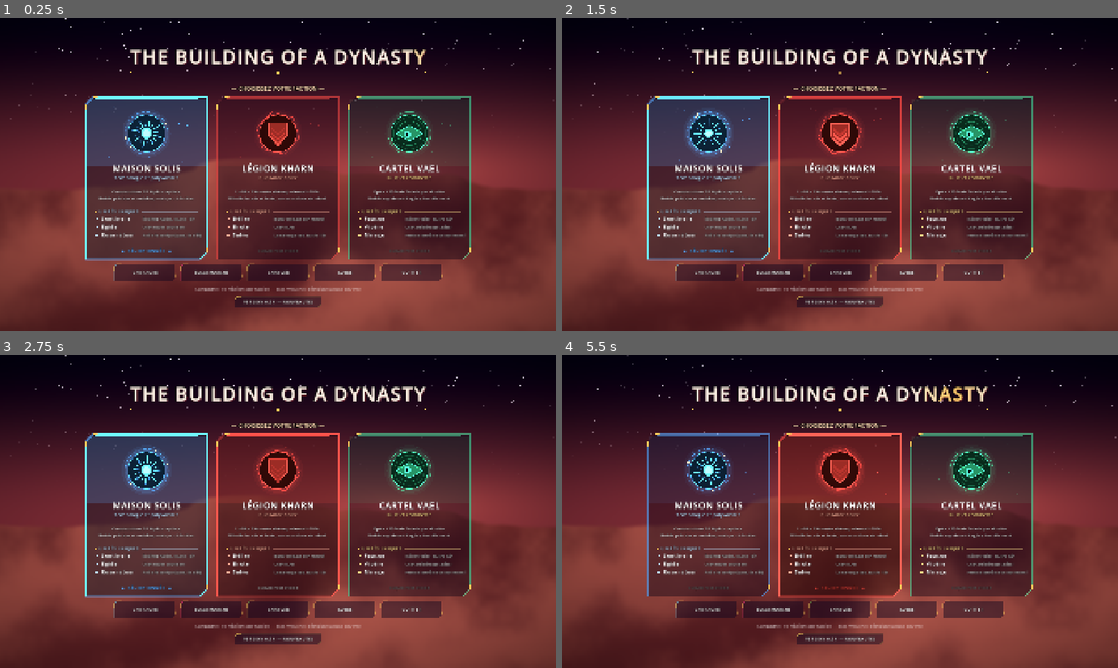
Above: before the commit, frames 1-4 (two rows, left to right).
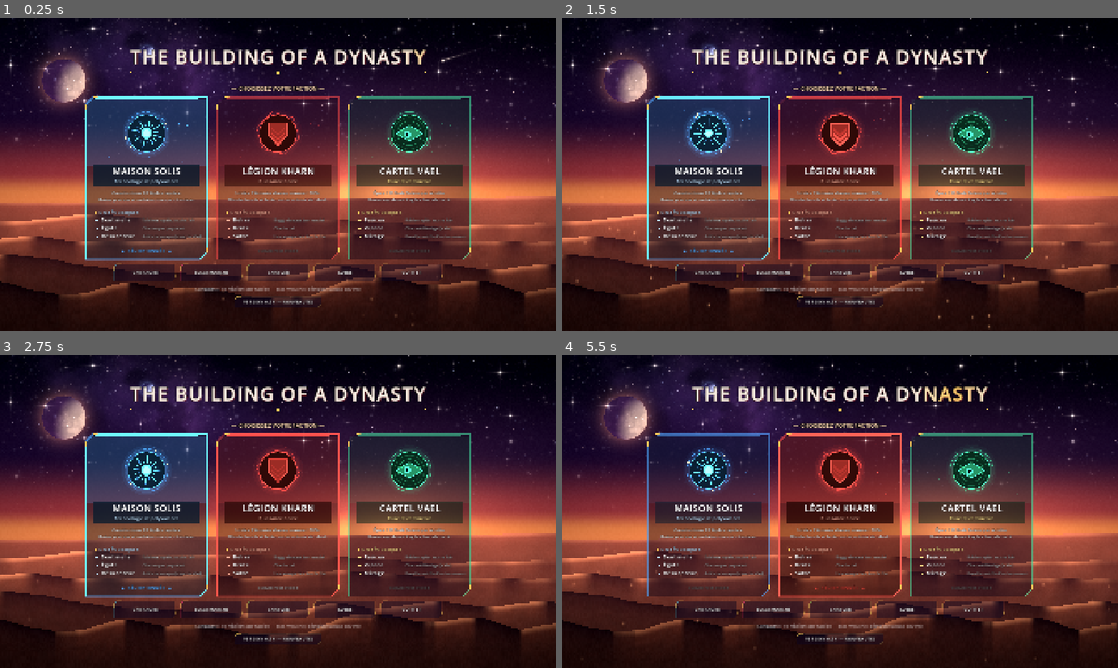
Above: after the commit, the same moments.

Repository: Nydaunvan/dune2-remake
Game: Godot game, scene res://menu.tscn
Two runs of this game, one before a commit and one after it. Both use one fixed random seed, a clock stepped at 60 frames per second and the inputs below.
Inputs (mouse positions are in pixels of both pictures, inside the frame that each line leads up to):
- Up to frame 1 (0.25 s): no input
- Up to frame 2 (1.5 s): tap Enter at 0.5 s; drag from (840, 174) to (895, 105) at 0.52 s; drag from (728, 190) to (812, 237) at 1.27 s
- Up to frame 3 (2.75 s): move the mouse to (333, 442) at 2.02 s; hold Right (ui_right) from 2.03 s (still down); tap U at 2.1 s
- Up to frame 4 (5.5 s): release Right (ui_right) at 2.75 s; drag from (812, 574) to (673, 464) at 2.77 s; move the mouse to (1006, 558) at 3.52 s; hold Left (ui_left) 3.53-4.25 s; hold Shift 3.53-4.25 s; drag from (673, 464) to (756, 433) at 4.27 s; move the mouse to (867, 511) at 5.02 s; hold Down (ui_down) from 5.03 s (still down); tap P at 5.1 s; click (867, 511) at 5.17 s

The runs differ from the first frame. In frame 1, 49% of the frame differs, in the area x 0-100%, y 0-100%; in frame 2, 49%; in frame 3, 49%; in frame 4, 50%.

Commit message:
Écran d'accueil : vrai désert (dunes en couches, parallaxe, deux lunes, voie lactée, étoiles à halo et croisillons, étoile filante, poussière) ; plaques de nom de faction centrées
Co-Authored-By: Claude Sonnet 5.5 <noreply@anthropic.com>
Claude-Session: https://claude.ai/code/session_016J9VLX1JshULsfbSsqHF5q

Diff:
--- a/menu.gd
+++ b/menu.gd
@@ -507,11 +507,14 @@
 		draw_rect(Rect2(3, 8, size.x - 6, 230), Color(col.r, col.g, col.b, 0.05 + 0.08 * lit))
 		_draw_embers(col, t, lit)
 		_draw_emblem(Vector2(size.x * 0.5, 125.0), col, t, lit)
-		# Nom et devise
-		UiStyle.text(self, Vector2(0, 258), String(f["name"]).to_upper(), 30, Color.WHITE, true, HORIZONTAL_ALIGNMENT_CENTER, size.x)
-		UiStyle.text(self, Vector2(0, 285), String(f["tagline"]), 17, acc, false, HORIZONTAL_ALIGNMENT_CENTER, size.x)
-		draw_line(Vector2(60, 302), Vector2(size.x - 60, 302), Color(col.r, col.g, col.b, 0.35), 1.2, true)
-		var y := 332.0
+		# Plaque du nom : nom et devise centrés horizontalement et verticalement
+		var plate := Rect2(26, 232, size.x - 52, 74)
+		draw_rect(plate, Color(col.r * 0.12, col.g * 0.12, col.b * 0.12, 0.55 + 0.25 * lit))
+		draw_line(plate.position, plate.position + Vector2(plate.size.x, 0), Color(col.r, col.g, col.b, 0.35 + 0.4 * lit), 1.2, true)
+		draw_line(plate.position + Vector2(0, plate.size.y), plate.end, Color(col.r, col.g, col.b, 0.35 + 0.4 * lit), 1.2, true)
+		UiStyle.text_center(self, Rect2(plate.position.x, plate.position.y + 4, plate.size.x, 42), String(f["name"]).to_upper(), 30, Color.WHITE, true, true)
+		UiStyle.text_center(self, Rect2(plate.position.x, plate.position.y + 46, plate.size.x, 24), String(f["tagline"]), 17, acc)
+		var y := 336.0
 		for l in String(f["desc"]).split("\n"):
 			UiStyle.text(self, Vector2(24, y), l, 15, Color(1, 1, 1, 0.88), false, HORIZONTAL_ALIGNMENT_CENTER, size.x - 48)
 			y += 23.0
--- a/shaders/menu_bg.gdshader
+++ b/shaders/menu_bg.gdshader
@@ -1,10 +1,15 @@
 shader_type canvas_item;
-// Fond animé du menu : désert au crépuscule, dunes mouvantes, étoiles, soleil bas.
+// Fond animé du menu : désert de dunes en couches (parallaxe), deux lunes, voie lactée,
+// étoiles à halo et à croisillons, étoile filante, poussière portée par le vent.
 
 float hash(vec2 p) {
 	p = fract(p * vec2(123.34, 456.21));
 	p += dot(p, p + 45.32);
 	return fract(p.x * p.y);
+}
+
+vec2 hash2(vec2 p) {
+	return vec2(hash(p), hash(p + vec2(37.7, 11.3)));
 }
 
 float vnoise(vec2 p) {
@@ -26,25 +31,179 @@
 	return v;
 }
 
+// Profil de dune : collines douces, un peu asymétriques
+float dune(float x, float k) {
+	float h = 0.62 * vnoise(vec2(x * 0.9, k)) + 0.30 * vnoise(vec2(x * 2.1, k + 3.0)) + 0.08 * vnoise(vec2(x * 4.4, k + 7.0));
+	return h;
+}
+
+// Une étoile dans la cellule : halo gaussien, scintillement, teinte
+vec3 star_layer(vec2 p, float scale, float density, float t, float seed) {
+	vec2 g = p * scale;
+	vec2 id = floor(g);
+	vec2 f = fract(g) - 0.5;
+	float h = hash(id + seed);
+	if (h < density) {
+		return vec3(0.0);
+	}
+	vec2 o = (hash2(id + seed * 3.1) - 0.5) * 0.7;
+	vec2 d = f - o;
+	float sz = 0.035 + 0.07 * hash(id + seed * 5.3);
+	float core = exp(-dot(d, d) / (sz * sz * 0.55));
+	float halo = exp(-dot(d, d) / (sz * sz * 9.0)) * 0.22;
+	float tw = 0.65 + 0.35 * sin(t * (1.5 + 4.0 * hash(id + 9.1)) + h * 40.0);
+	float tint = hash(id + seed * 7.7);
+	vec3 c = mix(vec3(0.70, 0.82, 1.0), vec3(1.0, 0.86, 0.68), tint);
+	return c * (core + halo) * tw * (0.55 + 0.9 * hash(id + 2.2));
+}
+
+// Étoile brillante à croisillons
+vec3 flare_star(vec2 p, float scale, float t, float seed) {
+	vec2 g = p * scale;
+	vec2 id = floor(g);
+	vec2 f = fract(g) - 0.5;
+	if (hash(id + seed) < 0.82) {
+		return vec3(0.0);
+	}
+	vec2 d = f - (hash2(id + seed * 2.3) - 0.5) * 0.5;
+	float r = length(d);
+	float tw = 0.7 + 0.3 * sin(t * 2.0 + hash(id) * 30.0);
+	float core = exp(-r * r * 900.0);
+	float glow = exp(-r * 22.0) * 0.35;
+	float cross = (exp(-abs(d.x) * 140.0) * exp(-abs(d.y) * 9.0) + exp(-abs(d.y) * 140.0) * exp(-abs(d.x) * 9.0)) * 0.7;
+	return vec3(1.0, 0.95, 0.88) * (core + glow + cross) * tw;
+}
+
+vec3 moon(vec2 p, vec2 c, float r, vec3 lit, vec3 shade, vec3 halo_col, vec2 light_dir, float seed) {
+	vec2 q = (p - c) / r;
+	float l = length(q);
+	vec3 res = halo_col * exp(-max(l - 1.0, 0.0) * 3.2) * 0.35 * smoothstep(3.0, 1.0, l);
+	if (l < 1.0) {
+		vec3 n = vec3(q, sqrt(1.0 - l * l));
+		float diff = clamp(dot(n, normalize(vec3(light_dir, 0.55))), 0.0, 1.0);
+		float cr = fbm(q * 3.5 + seed);
+		float crater = smoothstep(0.35, 0.7, cr);
+		vec3 surf = mix(shade, lit, smoothstep(0.0, 0.85, diff));
+		surf *= 0.8 + 0.2 * crater;
+		float rim = pow(1.0 - n.z, 3.0) * 0.35;
+		res = mix(res, surf + halo_col * rim * diff, smoothstep(1.0, 0.985, l));
+	}
+	return res;
+}
+
 void fragment() {
 	vec2 uv = UV;
-	vec2 p = vec2(uv.x * 3.2, uv.y * 1.8);
-	float d = fbm(p * 1.5 + vec2(TIME * 0.02, 0.0));
-	float band = 0.5 + 0.5 * sin((p.x * 0.6 + p.y * 1.4) * 3.0 + d * 6.0 + TIME * 0.1);
-
-	vec3 sky = mix(vec3(0.05, 0.02, 0.10), vec3(0.50, 0.18, 0.22), smoothstep(0.0, 0.55, uv.y));
-	vec3 dune = mix(vec3(0.30, 0.09, 0.12), vec3(0.80, 0.40, 0.34), band * 0.6 + d * 0.4);
-	float horizon = 0.50 + 0.05 * sin(uv.x * 7.0 + d * 3.0);
-	vec3 col = mix(sky, dune, smoothstep(horizon - 0.01, horizon + 0.01, uv.y));
-
-	// Soleil bas et halo
-	col += vec3(1.0, 0.5, 0.3) * 0.30 * exp(-length((uv - vec2(0.72, 0.48)) * vec2(1.0, 2.4)) * 5.0);
-
-	// Étoiles scintillantes dans le ciel
-	float st = step(0.996, hash(floor(uv * vec2(420.0, 240.0)))) * (1.0 - smoothstep(0.0, 0.42, uv.y));
-	col += st * (0.6 + 0.4 * sin(TIME * 3.0 + uv.x * 60.0));
-
-	// Vignettage
-	col *= 1.0 - 0.55 * pow(length(uv - 0.5) * 1.15, 2.0);
-	COLOR = vec4(col, 1.0);
-}
+	float ar = SCREEN_PIXEL_SIZE.y / SCREEN_PIXEL_SIZE.x;
+	vec2 p = vec2(uv.x * ar, uv.y); // coordonnées à l'échelle correcte
+	float t = TIME;
+	float horizon = 0.56;
+
+	// ----- Ciel : indigo profond -> mauve -> braise à l'horizon -----
+	float h = clamp(uv.y / horizon, 0.0, 1.0);
+	vec3 sky = mix(vec3(0.015, 0.012, 0.065), vec3(0.11, 0.045, 0.19), smoothstep(0.0, 0.55, h));
+	sky = mix(sky, vec3(0.62, 0.21, 0.24), smoothstep(0.55, 0.92, h));
+	sky = mix(sky, vec3(1.0, 0.58, 0.30), smoothstep(0.88, 1.0, h) * 0.85);
+
+	// Voie lactée : bande diagonale poussiéreuse
+	vec2 mw = vec2(p.x * 0.8 + 0.05, p.y) ;
+	float line = (mw.y - 0.62 * mw.x * 0.9 + 0.08);
+	float band = exp(-line * line * 28.0);
+	float dust = fbm(p * 5.0 + vec2(t * 0.004, 0.0));
+	float lane = smoothstep(0.42, 0.62, fbm(p * 9.0 + 4.0));
+	vec3 milky = (vec3(0.30, 0.22, 0.55) * dust + vec3(0.65, 0.30, 0.45) * pow(dust, 3.0)) * band * (1.0 - 0.55 * lane);
+	vec3 col = sky + milky * 0.55 * smoothstep(0.7, 0.2, h);
+
+	// Étoiles : trois couches de profondeur, plus denses dans la voie lactée
+	float fade = smoothstep(0.95, 0.35, h);
+	vec3 stars = star_layer(p, 55.0, 0.93 - band * 0.05, t, 1.0) * 0.9
+			+ star_layer(p + 0.3, 105.0, 0.945 - band * 0.06, t, 2.0) * 0.75
+			+ star_layer(p + 0.7, 190.0, 0.955 - band * 0.07, t, 3.0) * 0.6
+			+ flare_star(p, 9.0, t, 4.0) * 1.1
+			+ flare_star(p + 0.4, 17.0, t, 5.0) * 0.8;
+	col += stars * fade;
+
+	// Étoile filante (toutes les ~9 s)
+	float ph = fract(t / 9.0);
+	if (ph < 0.09) {
+		float k = ph / 0.09;
+		vec2 a = vec2(0.95 * ar, 0.05);
+		vec2 b = vec2(0.45 * ar, 0.33);
+		vec2 head = mix(a, b, k);
+		vec2 dir = normalize(b - a);
+		vec2 rel = p - head;
+		float along = -dot(rel, dir);
+		float across = abs(dot(rel, vec2(-dir.y, dir.x)));
+		float tail = step(0.0, along) * exp(-along * 22.0) * exp(-across * 520.0) * smoothstep(0.35, 0.0, along);
+		float headg = exp(-dot(rel, rel) * 60000.0);
+		col += vec3(1.0, 0.92, 0.8) * (tail + headg) * sin(k * 3.14159) * 1.3 * fade;
+	}
+
+	// Deux lunes : grande lune dorée et petite lune bleutée
+	vec2 ld = normalize(vec2(0.8, 0.3));
+	col += moon(p, vec2(0.115 * ar, 0.20), 0.07, vec3(1.0, 0.86, 0.66), vec3(0.18, 0.09, 0.16), vec3(1.0, 0.6, 0.4), ld, 3.0) * smoothstep(0.0, 0.05, horizon - uv.y);
+	col += moon(p, vec2(0.265 * ar, 0.11), 0.02, vec3(0.78, 0.88, 1.0), vec3(0.08, 0.10, 0.2), vec3(0.5, 0.7, 1.0), ld, 11.0);
+
+	// Lueur du soleil couché derrière les dunes
+	vec2 sp = vec2((uv.x - 0.70) * ar, (uv.y - horizon) * 1.7);
+	col += vec3(1.0, 0.55, 0.28) * 0.55 * exp(-length(sp) * 4.2);
+	col += vec3(1.0, 0.82, 0.5) * 0.45 * exp(-length(sp) * 12.0);
+
+	// ----- Dunes en couches, de la plus lointaine à la plus proche -----
+	vec3 haze = vec3(0.85, 0.36, 0.30);
+	for (int i = 0; i < 5; i++) {
+		float fi = float(i);
+		float depth = fi / 4.0; // 0 = lointain, 1 = premier plan
+		float spd = 0.004 + 0.012 * depth;
+		float x = uv.x * (1.6 + depth * 1.8) * ar + t * spd + fi * 3.7;
+		float base = horizon + 0.035 + depth * 0.40 - 0.02 * fi;
+		float amp = 0.035 + 0.075 * depth;
+		float ridge = base - amp * dune(x, fi * 5.0);
+		float e = 0.012;
+		float slope = (dune(x + e, fi * 5.0) - dune(x - e, fi * 5.0)) / (2.0 * e) * amp * (1.6 + depth * 1.8) * ar;
+		if (uv.y > ridge) {
+			// éclairage : côté tourné vers le soleil (à droite) éclairé
+			float below = uv.y - ridge;
+			// seule la zone proche de la crête montre le relief ; plus bas, un dégradé doux
+			float slope_lit = clamp(0.5 + slope * 5.0, 0.0, 1.0);
+			float lit = mix(0.55, slope_lit, exp(-below * (30.0 - 10.0 * depth)));
+			vec3 shade_c = mix(vec3(0.24, 0.07, 0.13), vec3(0.10, 0.035, 0.08), depth);
+			vec3 lit_c = mix(vec3(0.98, 0.54, 0.36), vec3(0.62, 0.27, 0.20), depth);
+			vec3 sand = mix(shade_c, lit_c, lit);
+			// ondulations du sable : rides larges, douces, qui suivent la dune
+			float rip = vnoise(vec2(x * 14.0 + below * 6.0, below * (30.0 + 40.0 * depth)));
+			sand *= 0.90 + 0.18 * rip;
+			sand *= 0.97 + 0.06 * hash(floor(uv * vec2(900.0, 500.0)));
+			// arête éclairée
+			float rim = smoothstep(0.016 + 0.008 * depth, 0.0, below) * slope_lit;
+			sand += vec3(1.0, 0.72, 0.45) * rim * (0.5 + 0.4 * (1.0 - depth));
+			// assombrissement vers le bas de l'écran (lisibilité de l'interface)
+			sand *= mix(1.0, 0.45, smoothstep(0.62, 1.0, uv.y));
+			// brume atmosphérique : forte au loin, faible au premier plan
+			float fog = (1.0 - depth) * 0.62 + 0.04;
+			fog *= exp(-below * 9.0) * 0.7 + 0.3;
+			sand = mix(sand, haze * (0.6 + 0.4 * lit), clamp(fog, 0.0, 0.85));
+			// ombre portée au pied de la couche
+			col = sand;
+		}
+	}
+
+	// Traînées de sable chassées par le vent sur les crêtes
+	float wind = fbm(vec2(uv.x * 7.0 - t * 0.35, uv.y * 30.0)) * smoothstep(0.55, 0.9, uv.y) * smoothstep(1.0, 0.7, uv.y);
+	col += vec3(1.0, 0.7, 0.5) * pow(wind, 3.0) * 0.28;
+
+	// Poussière en suspension : petits grains lumineux emportés par le vent
+	vec2 dp = vec2(p.x * 38.0 - t * 1.4, uv.y * 26.0 - t * 0.12);
+	vec2 did = floor(dp);
+	vec2 df = fract(dp) - 0.5;
+	float dr = hash(did);
+	float mote = step(0.965, dr) * exp(-dot(df - (hash2(did) - 0.5) * 0.5, df - (hash2(did) - 0.5) * 0.5) * 70.0);
+	col += vec3(1.0, 0.75, 0.5) * mote * smoothstep(0.5, 0.8, uv.y) * (0.5 + 0.5 * sin(t * 2.0 + dr * 50.0)) * 0.7;
+
+	// Chaleur : léger voile au ras de l'horizon
+	col += vec3(0.9, 0.4, 0.3) * 0.10 * exp(-abs(uv.y - horizon - 0.02) * 30.0);
+
+	// Vignettage et grain de pellicule
+	col *= 1.0 - 0.60 * pow(length((uv - 0.5) * vec2(1.0, 1.05)) * 1.15, 2.2);
+	col += (hash(uv * 900.0 + fract(t)) - 0.5) * 0.018;
+	COLOR = vec4(max(col, vec3(0.0)), 1.0);
+}
--- a/ui_style.gd
+++ b/ui_style.gd
@@ -120,6 +120,17 @@
 	ci.draw_string(f, pos, s, align, width, size, col)
 
 
+## Texte centré dans un rectangle, horizontalement et verticalement (hauteur de capitales si `caps`).
+static func text_center(ci: CanvasItem, r: Rect2, s: String, size: int, col: Color, title := false, caps := false) -> void:
+	var f := title_font() if title else body_font()
+	var w := f.get_string_size(s, HORIZONTAL_ALIGNMENT_LEFT, -1.0, size).x
+	var cy := r.position.y + r.size.y * 0.5
+	var base := cy + (size * 0.36 if caps else (f.get_ascent(size) - f.get_descent(size)) * 0.5)
+	var pos := Vector2(r.position.x + (r.size.x - w) * 0.5, base)
+	ci.draw_string_outline(f, pos, s, HORIZONTAL_ALIGNMENT_LEFT, -1.0, size, 4, Color(0, 0, 0, 0.75))
+	ci.draw_string(f, pos, s, HORIZONTAL_ALIGNMENT_LEFT, -1.0, size, col)
+
+
 static func text_width(s: String, size: int, title := false) -> float:
 	var f := title_font() if title else body_font()
 	return f.get_string_size(s, HORIZONTAL_ALIGNMENT_LEFT, -1.0, size).x
